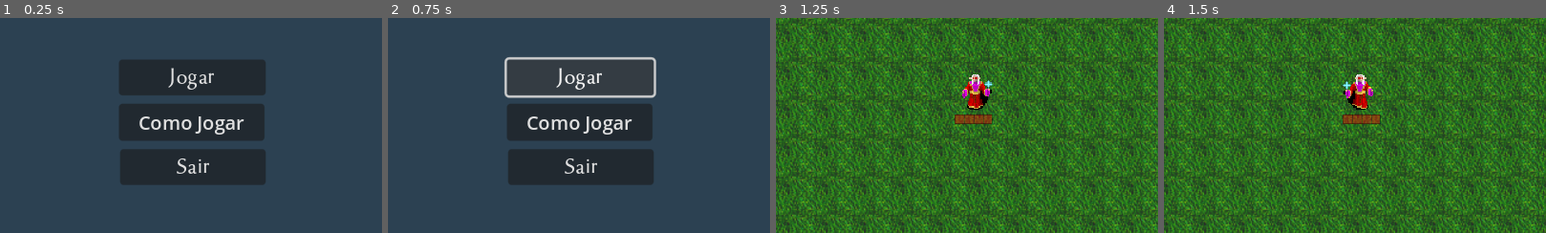
Above: before the commit, frames 1-4 (left to right).
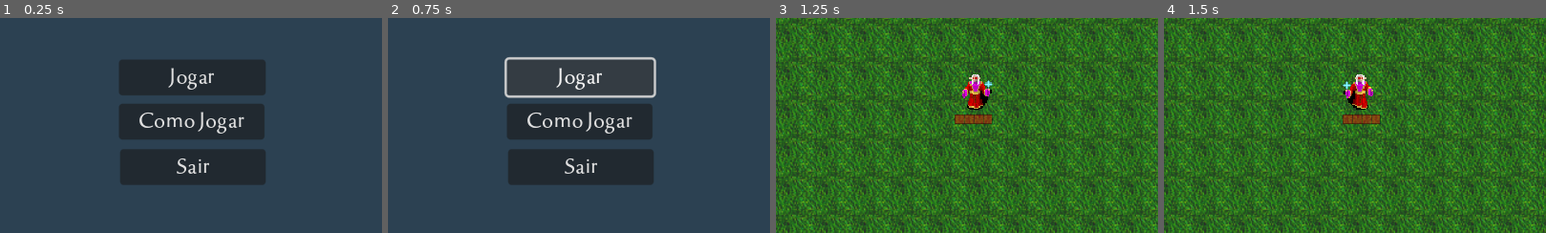
Above: after the commit, the same moments.

Repository: Daniel-Oliveira-de-Freitas/The-World-Survivors
Game: Godot game, scene res://TitleScreen/menu.tscn
The game is run twice, just before and just after one commit, with the same random seed, the same clock (stepped at 60 frames per second) and the same inputs. Sound files missing from this copy of the repository are replaced by a short silence.
Inputs (mouse positions are % of the whole screen's width and height, from its top left):
- Up to frame 1 (0.25 s): no input
- Up to frame 2 (0.75 s): click "Jogar" at 0.5 s
- Up to frame 3 (1.25 s): no input
- Up to frame 4 (1.5 s): move the mouse to (72, 45) at 1.27 s; hold D (right) from 1.28 s (still down); click (72, 45) at 1.35 s
The pictures show only the part of the screen within x 24-74%, y 33-83%; the shares and areas given below are measured in that part.

The runs differ from the first frame. In frame 1, 1.2% of the frame differs, in the area x 31-69%, y 43-57%; in frame 2, 1.2%; in frame 3, nothing differs; in frame 4, nothing differs.

Commit message:
ajustes no jogo

Diff:
--- a/Player/player.gd
+++ b/Player/player.gd
@@ -87,6 +87,8 @@
 
 func _physics_process(_delta):
 	movement()
+	if(Input.get_action_strength("leave")):
+		leaveGame()
 
 func movement():
 	var x_mov = Input.get_action_strength("right") - Input.get_action_strength("left")
@@ -380,3 +382,7 @@
 func _on_button_click_end():
 	get_tree().paused = false
 	var _level = get_tree().change_scene_to_file("res://TitleScreen/menu.tscn")
+
+func leaveGame():
+	get_tree().paused = false
+	var _level = get_tree().change_scene_to_file("res://TitleScreen/menu.tscn")
--- a/TitleScreen/HowToPlay.tscn
+++ b/TitleScreen/HowToPlay.tscn
@@ -1,6 +1,7 @@
-[gd_scene load_steps=2 format=3 uid="uid://cewfyhxt72cp0"]
+[gd_scene load_steps=3 format=3 uid="uid://cewfyhxt72cp0"]
 
 [ext_resource type="Script" path="res://TitleScreen/HowToPlay.gd" id="1_yqxu0"]
+[ext_resource type="PackedScene" uid="uid://dxa4hqlrime4h" path="res://Utility/basic_button.tscn" id="2_qw0kh"]
 
 [node name="Options" type="Control"]
 layout_mode = 3
@@ -14,6 +15,7 @@
 metadata/_edit_vertical_guides_ = [331.0]
 
 [node name="ColorRect" type="ColorRect" parent="."]
+layout_mode = 0
 offset_left = -2.0
 offset_top = -16.0
 offset_right = 681.0
@@ -21,6 +23,7 @@
 color = Color(0.172549, 0.254902, 0.321569, 1)
 
 [node name="optionsTitle" type="RichTextLabel" parent="."]
+layout_mode = 0
 offset_left = 232.0
 offset_top = 60.0
 offset_right = 426.0
@@ -29,17 +32,20 @@
 text = "Como Jogar"
 
 [node name="Label" type="Label" parent="."]
+layout_mode = 0
 offset_left = 49.0
 offset_top = 190.0
 offset_right = 600.0
 offset_bottom = 216.0
-text = "Para movimentar o jogador utilize as telcas W, S, A, D ou teclas de cetas"
+text = "Para movimentar o jogador utilize as teclas W, S, A, D ou teclas de setas.
+Para voltar ao menu aperte a tecla esc."
 
-[node name="Button" type="Button" parent="Label"]
-offset_left = 525.0
-offset_top = 130.0
-offset_right = 580.0
-offset_bottom = 161.0
+[node name="Button" parent="." instance=ExtResource("2_qw0kh")]
+layout_mode = 0
+offset_left = 553.0
+offset_top = 319.0
+offset_right = 633.0
+offset_bottom = 349.0
 text = "Voltar"
 
-[connection signal="pressed" from="Label/Button" to="." method="_on_button_pressed"]
+[connection signal="pressed" from="Button" to="." method="_on_button_pressed"]
--- a/TitleScreen/menu.tscn
+++ b/TitleScreen/menu.tscn
@@ -14,7 +14,6 @@
 script = ExtResource("1_cwtjw")
 
 [node name="ColorRect" type="ColorRect" parent="."]
-layout_mode = 0
 offset_left = -17.0
 offset_top = -20.0
 offset_right = 666.0
@@ -22,7 +21,6 @@
 color = Color(0.172549, 0.254902, 0.321569, 1)
 
 [node name="Label" type="Label" parent="."]
-layout_mode = 0
 offset_top = 8.0
 offset_right = 640.0
 offset_bottom = 108.0
@@ -33,7 +31,6 @@
 vertical_alignment = 1
 
 [node name="btn_play" parent="." instance=ExtResource("2_8l8in")]
-layout_mode = 0
 offset_left = 254.0
 offset_top = 154.0
 offset_right = 377.0
@@ -41,29 +38,26 @@
 text = "Jogar"
 
 [node name="btn_exit" parent="." instance=ExtResource("2_8l8in")]
-layout_mode = 0
 offset_left = 255.0
 offset_top = 229.0
 offset_right = 377.0
 offset_bottom = 259.0
 text = "Sair"
 
-[node name="btn_howToPlay" type="Button" parent="."]
-layout_mode = 0
-offset_left = 254.0
-offset_top = 191.0
-offset_right = 376.0
-offset_bottom = 222.0
-text = "Como Jogar"
-
 [node name="Label2" type="Label" parent="."]
-layout_mode = 0
 offset_left = 448.0
 offset_top = 325.0
 offset_right = 629.0
 offset_bottom = 351.0
 text = "By: Cassio, Daniel e Will"
 
+[node name="btn_howToPlay" parent="." instance=ExtResource("2_8l8in")]
+offset_left = 254.0
+offset_top = 191.0
+offset_right = 376.0
+offset_bottom = 221.0
+text = "Como Jogar"
+
 [connection signal="click_end" from="btn_play" to="." method="_on_btn_play_click_end"]
 [connection signal="click_end" from="btn_exit" to="." method="_on_btn_exit_click_end"]
 [connection signal="pressed" from="btn_howToPlay" to="." method="_on_btn_how_to_play_pressed"]
--- a/project.godot
+++ b/project.godot
@@ -69,6 +69,11 @@
 "events": [Object(InputEventMouseButton,"resource_local_to_scene":false,"resource_name":"","device":-1,"window_id":0,"a …(236 unchanged characters)…
 ]
 }
+leave={
+"deadzone": 0.5,
+"events": [Object(InputEventKey,"resource_local_to_scene":false,"resource_name":"","device":0,"window_id":0,"alt_pressed":false,"shift_pressed":false,"ctrl_pressed":false,"meta_pressed":false,"pressed":false,"keycode":0,"physical_keycode":4194305,"unicode":0,"echo":false,"script":null)
+]
+}
 
 [layer_names]
 
